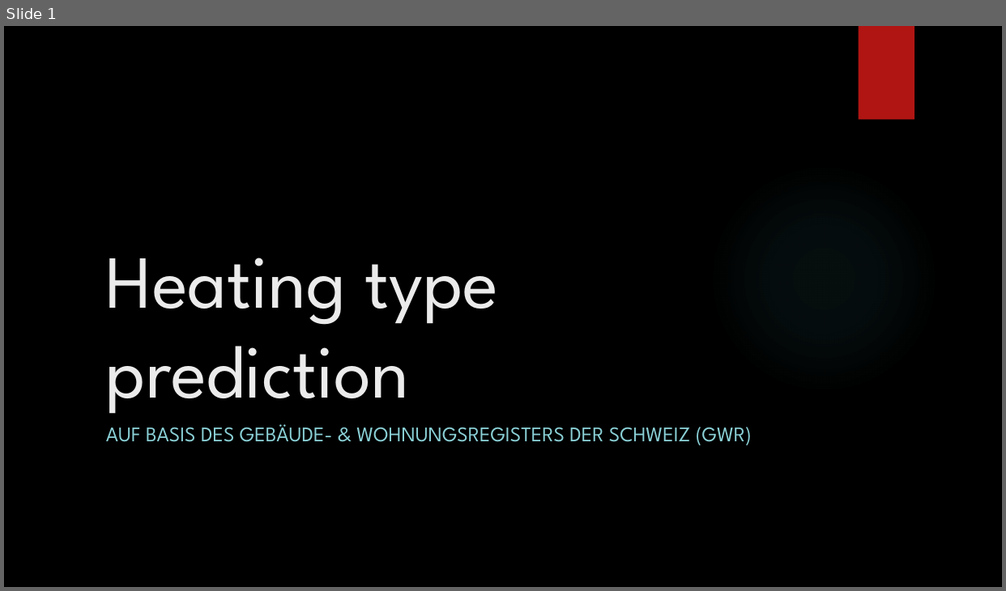
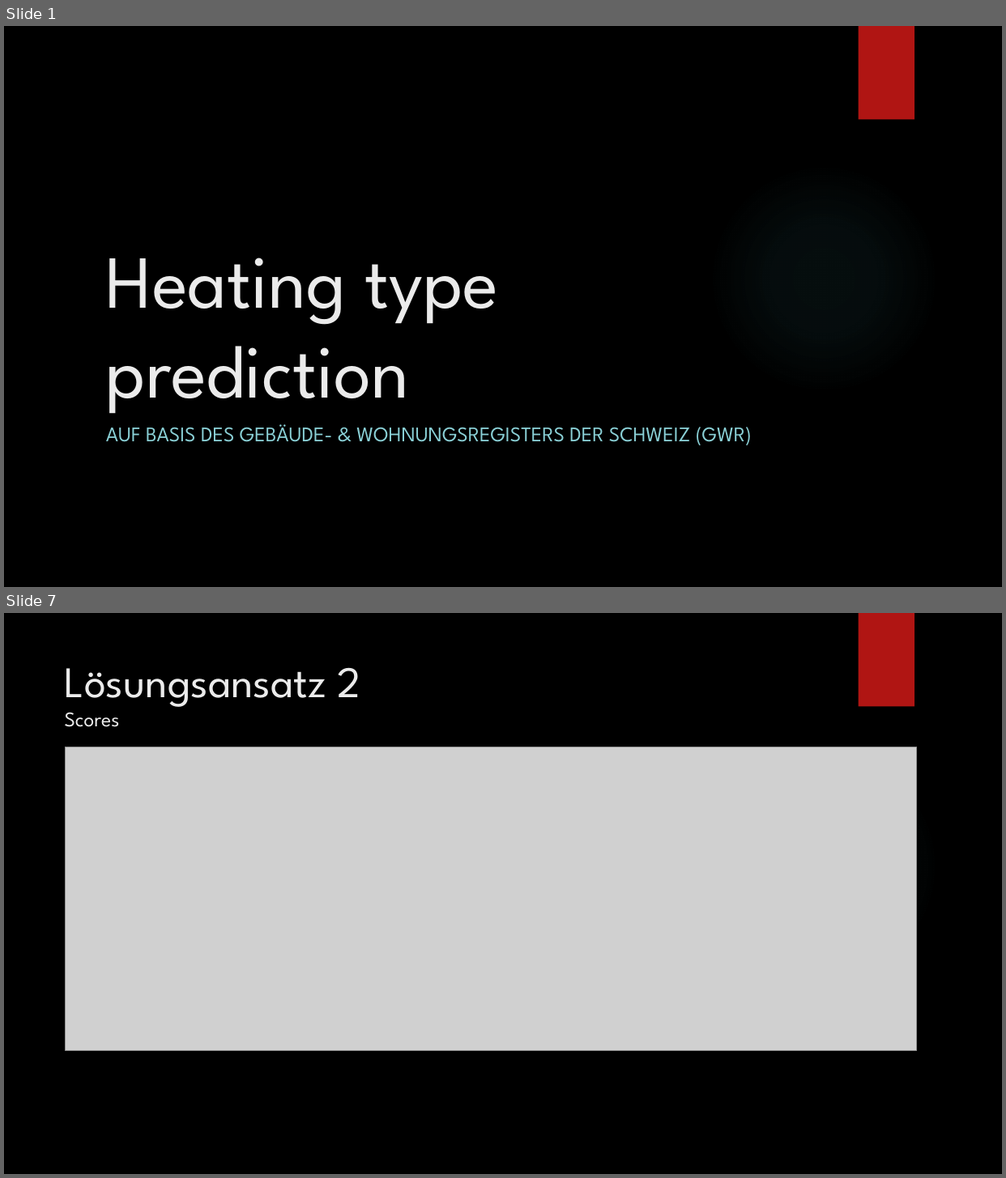
Before and after one commit to ahoehn/machine-learning-project, a slide deck: Präsentation.pptx. Shown one above the other, each under a label of ours: slide 1 before the commit, slides 1 and 7 after it; the slides between them are not shown. The pictures are 1006x591 and 1006x1178 pixels, drawn with LibreOffice and Linux fonts; fonts in the diff are those of the drawing; grey boxes stand for pictures; background and template pictures are left out. Boxes give left, top, right and bottom in pixels: in the first picture for what was removed or moved away, otherwise in the second. Text is boxed around its words. In the diff, an @@ line names an element or a change of style, - is before the commit and + after.

```diff
--- a/Präsentation.pptx
+++ b/Präsentation.pptx
@@ slide 7 added at [4, 613, 1002, 1174], background picture (left out); not listed: 2 template elements that a slide beside it also shows @@
@@ title added at [65, 667, 360, 727], 42 pt, text #EBEBEB @@
+Lösungsansatz 2
+Scores
@@ picture added at [66, 747, 917, 1051] @@
```
Also in this commit, not shown: 5 slides changed, 1 other slide added, 1 slide removed.
